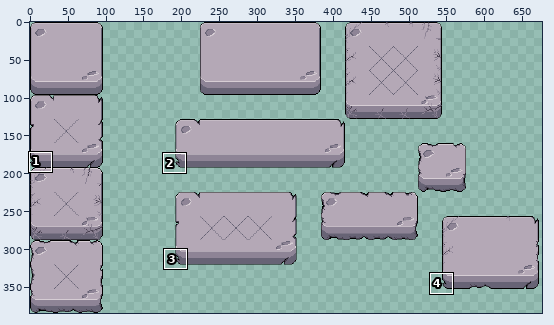
A pixel-art file gets an edit: design_planning/.aseprite/button-prototypes/default-stone-button.aseprite. Above: a wide view before the commit, with the close-up outlined.
Close-up. Before:
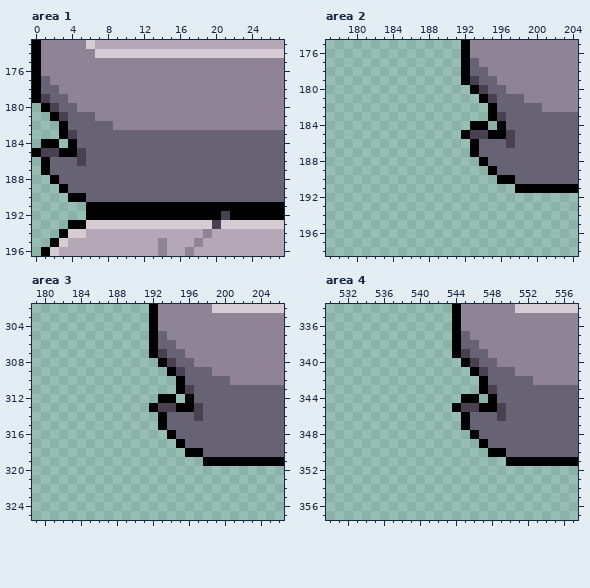
704x384 pixels, 1 frame. Shown: area 1: x 0..27, y 173..196; area 2: x 177..204, y 175..198; area 3: x 179..206, y 302..325; area 4: x 530..557, y 334..357. The wide view leaves out empty margins.
The result:
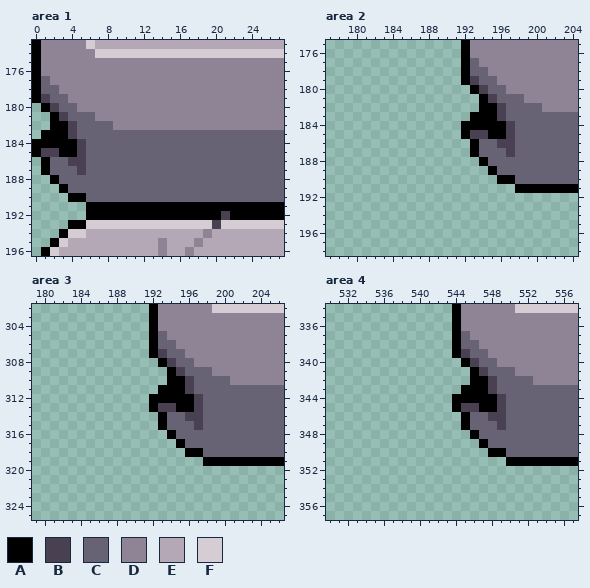
Palette (. is transparent): A #000000  B #494151  C #676375  D #8e8496  E #b4a8b6  F #d6cdd4
Changes in this commit:
--- area 1, layer "Tilemap 1"
@@ x 0..7 @@
 181 ..ABCCCD
-182 ...ACCCC
-183 ...ABCCC
-184 .AA.ACCC
+182 ..AABCCC
+183 .AAABCCC
+184 AAAAABCC
 185 ABBAABCC
-186 .ACCCBCC
-187 .ACCCCCC
+186 .ACCBBCC
+187 .ACCCBCC
 188 ..ACCCCC
--- area 2, layer "Tilemap 1"
@@ x 190..199 @@
 181 ....ABCCCD
-182 .....ACCCC
-183 .....ABCCC
-184 ...AA.ACCC
+182 ....AABCCC
+183 ...AAABCCC
+184 ..AAAAABCC
 185 ..ABBAABCC
-186 ...ACCCBCC
-187 ...ACCCCCC
+186 ...ACCBBCC
+187 ...ACCCBCC
 188 ....ACCCCC
--- area 3, layer "Tilemap 1"
@@ x 190..199 @@
 309 ....ABCCCD
-310 .....ACCCC
-311 .....ABCCC
-312 ...AA.ACCC
+310 ....AABCCC
+311 ...AAABCCC
+312 ..AAAAABCC
 313 ..ABBAABCC
-314 ...ACCCBCC
-315 ...ACCCCCC
+314 ...ACCBBCC
+315 ...ACCCBCC
 316 ....ACCCCC
--- area 4, layer "Tilemap 1"
@@ x 542..551 @@
 341 ....ABCCCD
-342 .....ACCCC
-343 .....ABCCC
-344 ...AA.ACCC
+342 ....AABCCC
+343 ...AAABCCC
+344 ..AAAAABCC
 345 ..ABBAABCC
-346 ...ACCCBCC
-347 ...ACCCCCC
+346 ...ACCBBCC
+347 ...ACCCBCC
 348 ....ACCCCC
Pixel boxes of the changes (left, top, right, bottom) in both close-ups:
changed: (32, 121, 86, 175)
changed: (461, 103, 515, 157)
changed: (149, 376, 203, 430)
changed: (452, 376, 506, 430)
